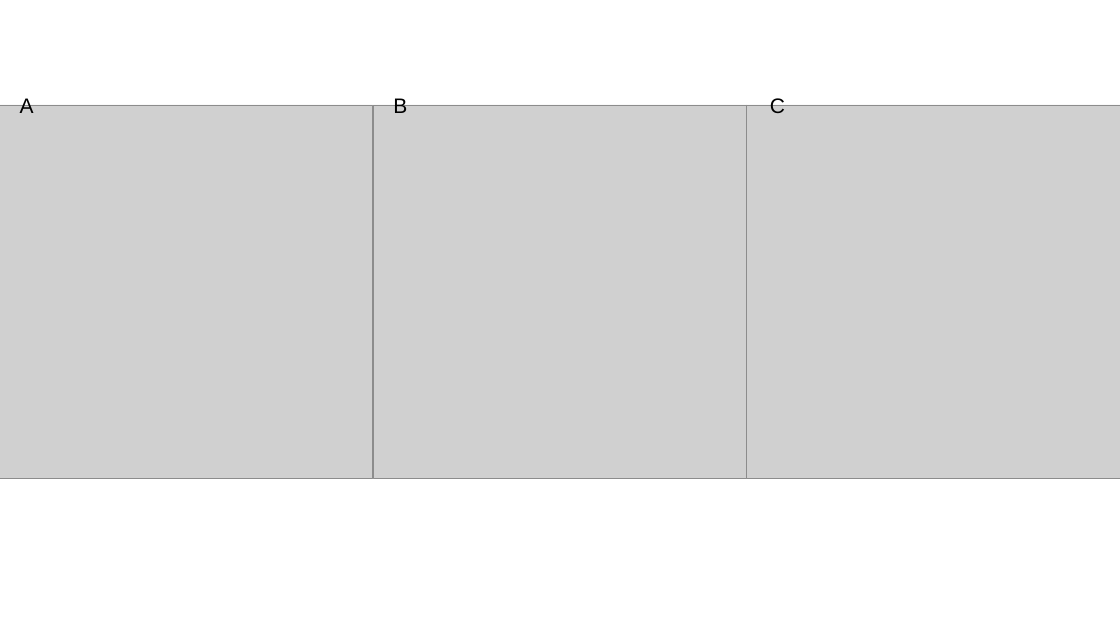
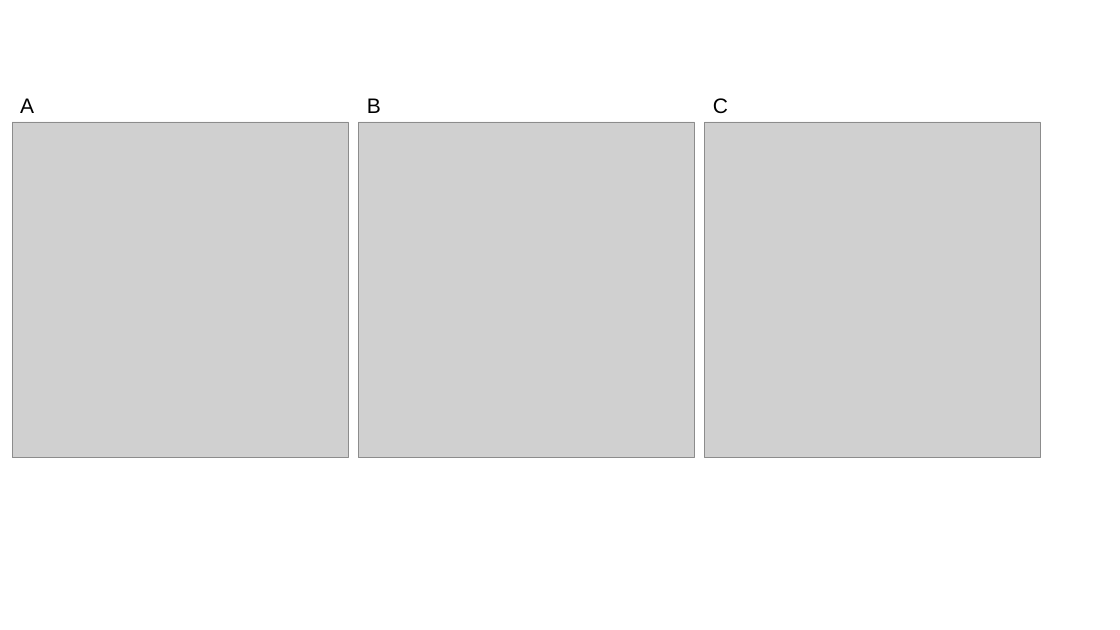
Before and after one commit to riesacassano/Scramble_Music, a slide deck: slide 2 of figures/combined figures.pptx. Drawn at 1120x630 pixels with LibreOffice and Linux fonts; fonts in the diff are those of the drawing; grey boxes stand for pictures. Boxes give left, top, right and bottom in pixels: in the first picture for what was removed or moved away, otherwise in the second. Text is boxed around its words. In the diff, an @@ line names an element or a change of style, - is before the commit and + after.

```diff
--- a/figures/combined figures.pptx
+++ b/figures/combined figures.pptx
@@ text "B" moved from (x1=393, y1=96, x2=407, y2=113) to (x1=367, y1=98, x2=381, y2=113) @@
@@ text "C" moved from (x1=770, y1=96, x2=785, y2=113) to (x1=713, y1=98, x2=728, y2=114) @@
@@ picture resized from (x1=0, y1=105, x2=373, y2=479) to (x1=13, y1=122, x2=349, y2=458) @@
@@ picture resized from (x1=373, y1=105, x2=747, y2=479) to (x1=359, y1=122, x2=695, y2=458) @@
@@ picture resized from (x1=746, y1=105, x2=1120, y2=479) to (x1=705, y1=122, x2=1041, y2=458) @@
```
Also in this commit, not shown: 1 other slide changed, 6 other files.
